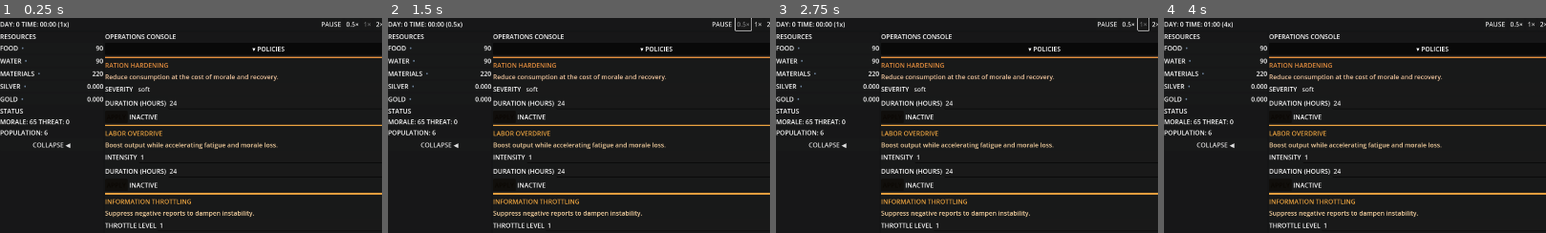
Above: before the commit, frames 1-4 (left to right).
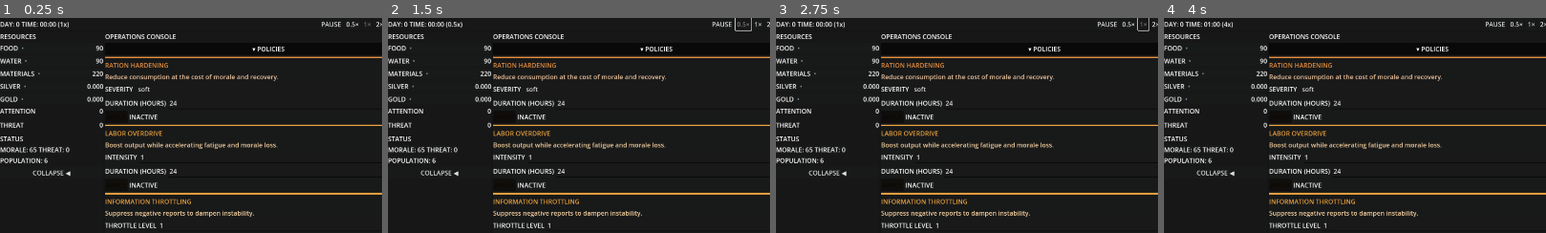
Above: after the commit, the same moments.

Repository: SyntacticLuster/upstack
Game: Godot game, scene res://scenes/game/Game.tscn
Same seed, same stepped clock (60 frames per second), same inputs: the game is played once before the commit and once after it.
Inputs (mouse positions are % of the whole screen's width and height, from its top left):
- Up to frame 1 (0.25 s): no input
- Up to frame 2 (1.5 s): click (83, 34) at 0.52 s; type "12" at 0.6 s; click "0.5×" at 1.25 s
- Up to frame 3 (2.75 s): click "1×" at 2 s
- Up to frame 4 (4 s): click "2×" at 2.75 s; click "4×" at 3.5 s
The pictures show only the part of the screen within x 0-50%, y 0-50%; the shares and areas given below are measured in that part.

The runs differ from the first frame. In frame 1, 1.6% of the frame differs, in the area x 0-27%, y 42-74%; in frame 2, 1.6%; in frame 3, 1.6%; in frame 4, 1.6%.

Commit message:
fix(ui): stabilize split defaults + ledger follow-mode

Diff:
--- a/project.godot
+++ b/project.godot
@@ -19,6 +19,7 @@
 
 window/size/viewport_width=1920
 window/size/viewport_height=1080
+window/size/mode=2
 window/stretch/mode="viewport"
 window/stretch/aspect="expand"
 window/min_size/width=800
--- a/scenes/ui/HudPanel.tscn
+++ b/scenes/ui/HudPanel.tscn
@@ -137,6 +137,54 @@
 size_flags_horizontal = 3
 custom_constants/separation = 8
 
+[node name="ResourceMeters" type="VBoxContainer" parent="Root/MainRow/LeftRailPanel/LeftRailRoot/ExpandedRail"]
+size_flags_horizontal = 3
+custom_constants/separation = 6
+
+[node name="AttentionMeter" type="VBoxContainer" parent="Root/MainRow/LeftRailPanel/LeftRailRoot/ExpandedRail/ResourceMeters"]
+custom_constants/separation = 4
+tooltip_text = "External attention pressure (0-100)."
+
+[node name="AttentionHeader" type="HBoxContainer" parent="Root/MainRow/LeftRailPanel/LeftRailRoot/ExpandedRail/ResourceMeters/AttentionMeter"]
+custom_constants/separation = 6
+
+[node name="AttentionLabel" type="Label" parent="Root/MainRow/LeftRailPanel/LeftRailRoot/ExpandedRail/ResourceMeters/AttentionMeter/AttentionHeader"]
+text = "ATTENTION"
+
+[node name="AttentionValue" type="Label" parent="Root/MainRow/LeftRailPanel/LeftRailRoot/ExpandedRail/ResourceMeters/AttentionMeter/AttentionHeader"]
+text = "0"
+size_flags_horizontal = 3
+horizontal_alignment = 2
+
+[node name="AttentionBar" type="ProgressBar" parent="Root/MainRow/LeftRailPanel/LeftRailRoot/ExpandedRail/ResourceMeters/AttentionMeter"]
+min_value = 0.0
+max_value = 100.0
+value = 0.0
+show_percentage = false
+size_flags_horizontal = 3
+
+[node name="ThreatMeter" type="VBoxContainer" parent="Root/MainRow/LeftRailPanel/LeftRailRoot/ExpandedRail/ResourceMeters"]
+custom_constants/separation = 4
+tooltip_text = "External threat level (0-100)."
+
+[node name="ThreatHeader" type="HBoxContainer" parent="Root/MainRow/LeftRailPanel/LeftRailRoot/ExpandedRail/ResourceMeters/ThreatMeter"]
+custom_constants/separation = 6
+
+[node name="ThreatLabel" type="Label" parent="Root/MainRow/LeftRailPanel/LeftRailRoot/ExpandedRail/ResourceMeters/ThreatMeter/ThreatHeader"]
+text = "THREAT"
+
+[node name="ThreatValue" type="Label" parent="Root/MainRow/LeftRailPanel/LeftRailRoot/ExpandedRail/ResourceMeters/ThreatMeter/ThreatHeader"]
+text = "0"
+size_flags_horizontal = 3
+horizontal_alignment = 2
+
+[node name="ThreatBar" type="ProgressBar" parent="Root/MainRow/LeftRailPanel/LeftRailRoot/ExpandedRail/ResourceMeters/ThreatMeter"]
+min_value = 0.0
+max_value = 100.0
+value = 0.0
+show_percentage = false
+size_flags_horizontal = 3
+
 [node name="StatusLabel" type="Label" parent="Root/MainRow/LeftRailPanel/LeftRailRoot/ExpandedRail"]
 text = "STATUS"
 
--- a/scripts/sim/Sim.gd
+++ b/scripts/sim/Sim.gd
@@ -48,7 +48,28 @@
 ]
 
 const THREAT_EVENT_THRESHOLDS: Array[int] = [40, 80, 120, 160, 200]
-const MORALE_EVENT_THRESHOLDS: Array[int] = [60, 45, 30, 15]
+const MORALE_EVENT_THRESHOLDS: Array[int] = [60, 40, 30, 20, 10]
+const MORALE_TIER_STABLE := 0
+const MORALE_TIER_WARNING_1 := 1
+const MORALE_TIER_WARNING_2 := 2
+const MORALE_TIER_WARNING_3 := 3
+const MORALE_TIER_OPTIONAL := 4
+const MORALE_TIER_NONCOMPLIANT := 5
+const MORALE_WARNING_1_ENTER := 60
+const MORALE_WARNING_1_EXIT := 62
+const MORALE_WARNING_2_ENTER := 40
+const MORALE_WARNING_2_EXIT := 42
+const MORALE_WARNING_3_ENTER := 30
+const MORALE_WARNING_3_EXIT := 32
+const MORALE_OPTIONAL_ENTER := 20
+const MORALE_OPTIONAL_EXIT := 25
+const MORALE_NONCOMPLIANT_ENTER := 10
+const MORALE_NONCOMPLIANT_EXIT := 12
+const COMPLIANCE_OPTIONAL_STALL_CHANCE := 0.15
+const COMPLIANCE_NONCOMPLIANT_STALL_CHANCE := 0.35
+const MUTINY_ROLL_BASE := 0.04
+const MUTINY_ROLL_PER_POINT := 0.005
+const MUTINY_ROLL_CAP := 0.10
 const ATTENTION_SUMMARY_INTERVAL_HOURS := 6
 const INTRO_QUIET_DAYS := 1
 const ATTENTION_DEBT_LOW_THRESHOLD := 10.0
@@ -72,6 +93,8 @@
 const RNG_OFFSET_UNREST_TERMINAL := 8
 const RNG_OFFSET_UNREST_TERMINAL_OUTCOME := 9
 const RNG_OFFSET_ACTIVE_EXPEDITION := 10
+const RNG_OFFSET_COMPLIANCE := 11
+const RNG_OFFSET_MUTINY := 12
 
 # Expedition state machine states.
 const EXPEDITION_STATE_PLANNED := "PLANNED"
@@ -124,6 +147,7 @@
 const PHASE_INCIDENTS := "incidents"
 const PHASE_EXPEDITIONS := "expeditions"
 const PHASE_STRUCTURAL := "structural"
+const PHASE_MORALE := "morale"
 
 class SimCommand extends RefCounted:
 	var type: String = ""
@@ -252,6 +276,7 @@
 var events: Array[Dictionary] = []
 var visibility_triggered: bool = false
 var _event_sequence: int = 0
+var _morale_tier: int = MORALE_TIER_STABLE
 var _last_maintenance_shortfall: bool = false
 var _last_attention_summary_hour_index: int = -1
 var _last_attention_summary_value: float = 0.0
@@ -447,6 +472,7 @@
 	events.clear()
 	_event_sequence = 0
 	visibility_triggered = false
+	_morale_tier = MORALE_TIER_STABLE
 	_reset_rng_usage_log()
 	_last_maintenance_shortfall = false
 	_last_attention_summary_hour_index = -1
@@ -800,6 +826,14 @@
 	if _last_production_metrics.is_empty():
 		return {}
 	return _last_production_metrics.duplicate(true)
+
+func get_attention_meter_value() -> float:
+	return expedition_attention
+
+func get_threat_meter_value() -> int:
+	if res == null:
+		return 0
+	return int(res.threat)
 
 func apply_lever(lever_id: String, payload: Dictionary) -> bool:
 	var ok := false
@@ -1064,25 +1098,163 @@
 				true
 			)
 
-func _emit_morale_band_events(pre_morale: int, post_morale: int, sim_day: int) -> void:
-	for threshold in MORALE_EVENT_THRESHOLDS:
-		if pre_morale >= threshold and post_morale < threshold:
-			var message := "Morale critical (%d). Compliance is voluntary now.\nForecast: Recovery is unlikely under current policies." % post_morale
-			var payload := {
-				"threshold": threshold,
-				"value": post_morale,
-			}
-			_emit_event(
-				"MORALE_BAND_CROSSED",
-				message,
-				"warn",
-				"sticky",
-				payload,
-				"morale",
-				sim_day,
-				hour_of_day,
-				true
-			)
+func _morale_tier_raw(value: int) -> int:
+	if value < MORALE_NONCOMPLIANT_ENTER:
+		return MORALE_TIER_NONCOMPLIANT
+	if value <= MORALE_OPTIONAL_ENTER:
+		return MORALE_TIER_OPTIONAL
+	if value <= MORALE_WARNING_3_ENTER:
+		return MORALE_TIER_WARNING_3
+	if value <= MORALE_WARNING_2_ENTER:
+		return MORALE_TIER_WARNING_2
+	if value <= MORALE_WARNING_1_ENTER:
+		return MORALE_TIER_WARNING_1
+	return MORALE_TIER_STABLE
+
+func _morale_tier_exit_threshold(tier: int) -> int:
+	match tier:
+		MORALE_TIER_NONCOMPLIANT:
+			return MORALE_NONCOMPLIANT_EXIT
+		MORALE_TIER_OPTIONAL:
+			return MORALE_OPTIONAL_EXIT
+		MORALE_TIER_WARNING_3:
+			return MORALE_WARNING_3_EXIT
+		MORALE_TIER_WARNING_2:
+			return MORALE_WARNING_2_EXIT
+		MORALE_TIER_WARNING_1:
+			return MORALE_WARNING_1_EXIT
+		_:
+			return 1000
+
+func _morale_tier_from_value(value: int, current_tier: int) -> int:
+	var raw_tier := _morale_tier_raw(value)
+	if raw_tier > current_tier:
+		return raw_tier
+	if raw_tier == current_tier:
+		return current_tier
+	var next := current_tier
+	while next > raw_tier:
+		var exit_threshold := _morale_tier_exit_threshold(next)
+		if value >= exit_threshold:
+			next -= 1
+		else:
+			break
+	return next
+
+func _morale_tier_label(tier: int) -> String:
+	match tier:
+		MORALE_TIER_WARNING_1:
+			return "warning_1"
+		MORALE_TIER_WARNING_2:
+			return "warning_2"
+		MORALE_TIER_WARNING_3:
+			return "warning_3"
+		MORALE_TIER_OPTIONAL:
+			return "optional"
+		MORALE_TIER_NONCOMPLIANT:
+			return "noncompliant"
+		_:
+			return "stable"
+
+func _morale_tier_severity(tier: int) -> String:
+	if tier == MORALE_TIER_STABLE:
+		return "info"
+	return "warn"
+
+func _morale_tier_message(tier: int, value: int) -> String:
+	match tier:
+		MORALE_TIER_WARNING_1:
+			return "Unrest rising. Morale at %d." % value
+		MORALE_TIER_WARNING_2:
+			return "Strain deepening. Morale at %d." % value
+		MORALE_TIER_WARNING_3:
+			return "Breakdown risk. Morale at %d." % value
+		MORALE_TIER_OPTIONAL:
+			return "Compliance is optional. Morale at %d." % value
+		MORALE_TIER_NONCOMPLIANT:
+			return "NONCOMPLIANT. Mutiny risk rising. Morale at %d." % value
+		_:
+			return "Morale stabilizing. Morale at %d." % value
+
+func _update_morale_tier(value: int, sim_day: int, include_hour: bool) -> void:
+	var next_tier := _morale_tier_from_value(value, _morale_tier)
+	if next_tier == _morale_tier:
+		return
+	_morale_tier = next_tier
+	var payload := {
+		"tier": _morale_tier_label(next_tier),
+		"value": value,
+	}
+	_emit_event(
+		"MORALE_BAND_CROSSED",
+		_morale_tier_message(next_tier, value),
+		_morale_tier_severity(next_tier),
+		"sticky",
+		payload,
+		"morale",
+		sim_day,
+		hour_of_day,
+		include_hour
+	)
+
+func _compliance_stall_chance_for_tier(tier: int) -> float:
+	match tier:
+		MORALE_TIER_OPTIONAL:
+			return COMPLIANCE_OPTIONAL_STALL_CHANCE
+		MORALE_TIER_NONCOMPLIANT:
+			return COMPLIANCE_NONCOMPLIANT_STALL_CHANCE
+		_:
+			return 0.0
+
+func _command_subject_to_compliance(command_type: String) -> bool:
+	return command_type == CMD_EXPEDITION or command_type == CMD_TRADE
+
+func _emit_morale_band_events(_pre_morale: int, post_morale: int, sim_day: int) -> void:
+	_update_morale_tier(post_morale, sim_day, true)
+
+func _run_mutiny_roll(sim_day: int, sim_res: Resources, obs: Array[String]) -> void:
+	if sim_res.morale >= MORALE_NONCOMPLIANT_ENTER:
+		return
+	if exit_reason != "":
+		return
+	var tracker := _create_rng_tracker(sim_day, PHASE_MORALE, "mutiny_roll", RNG_OFFSET_MUTINY)
+	var roll: float = _rng_randf(tracker)
+	var morale_gap: int = max(MORALE_NONCOMPLIANT_ENTER - sim_res.morale, 0)
+	var chance: float = float(clamp(
+		MUTINY_ROLL_BASE + float(morale_gap) * MUTINY_ROLL_PER_POINT,
+		0.0,
+		MUTINY_ROLL_CAP
+	))
+	var payload := {
+		"roll": roll,
+		"chance": chance,
+		"morale": sim_res.morale,
+	}
+	_emit_event(
+		"MUTINY_ROLL",
+		"Mutiny check roll=%.3f vs %.3f." % [roll, chance],
+		"debug",
+		"dev_only",
+		payload,
+		"morale",
+		sim_day,
+		hour_of_day,
+		true
+	)
+	if roll < chance:
+		exit_reason = EXIT_MUTINY
+		_emit_event(
+			"MUTINY_TRIGGERED",
+			"Mutiny erupts. Command authority collapsing.",
+			"warn",
+			"sticky",
+			payload,
+			"morale",
+			sim_day,
+			hour_of_day,
+			true
+		)
+		_obs_push(obs, "MUTINY_TRIGGERED")
 
 func _emit_materials_exhausted_event(pre_materials: int, post_materials: int, sim_day: int) -> void:
 	if pre_materials > 0 and post_materials <= 0:
@@ -1783,10 +1955,34 @@
 	workforce_multiplier_today = 1.0
 	_start_expedition_day()
 
+	var compliance_tier := _morale_tier
+	var compliance_chance := _compliance_stall_chance_for_tier(compliance_tier)
+	var compliance_tracker: Dictionary = {}
+	if compliance_chance > 0.0:
+		compliance_tracker = _create_rng_tracker(_sim_day, PHASE_COMMANDS, "compliance", RNG_OFFSET_COMPLIANCE)
+
 	for cmd in _command_queue:
 		if cmd == null:
 			continue
-		match cmd.type:
+		var cmd_type: String = cmd.type
+		if compliance_chance > 0.0 and _command_subject_to_compliance(cmd_type):
+			var roll := _rng_randf(compliance_tracker)
+			if roll < compliance_chance:
+				var message := "Command stalled (%s). Compliance degraded." % cmd_type
+				_emit_event(
+					"COMPLIANCE_STALL",
+					message,
+					"warn",
+					"dev_only",
+					{"command": cmd_type, "roll": roll, "chance": compliance_chance},
+					"morale",
+					_sim_day,
+					hour_of_day,
+					true
+				)
+				_obs_push(obs, "CMD_STALL@%s" % cmd_type)
+				continue
+		match cmd_type:
 			CMD_SET_RATIONS:
 				_cmd_set_rations(cmd.payload, sim_res, obs)
 			CMD_SET_MODULE_ENABLED:
@@ -3245,6 +3441,7 @@
 	var pre_morale: int = sim_res.morale
 	var pre_materials: int = sim_res.materials
 	var obs: Array[String] = []
+	_update_morale_tier(pre_morale, sim_day, true)
 
 	# Phase -1: levers (policy effects + queued conversions)
 	_phase_levers(sim_day, sim_tower, sim_res, obs)
@@ -3280,6 +3477,7 @@
 	var post_materials: int = sim_res.materials
 	_emit_threat_band_events(pre_threat, post_threat, sim_day)
 	_emit_morale_band_events(pre_morale, post_morale, sim_day)
+	_run_mutiny_roll(sim_day, sim_res, obs)
 	_emit_materials_exhausted_event(pre_materials, post_materials, sim_day)
 	_emit_maintenance_shortfall_event(sim_day, growth)
 
--- a/scripts/tests/playtest/PlaytestLogger.gd
+++ b/scripts/tests/playtest/PlaytestLogger.gd
@@ -35,7 +35,8 @@
 	invariants_checked: int,
 	invariants_passed: int,
 	invariants_failed: int,
-	signature: String
+	signature: String,
+	commands_run: Array[String]
 ) -> void:
 	var entry := {
 		"ts": _timestamp(),
@@ -45,6 +46,7 @@
 		"hours_simulated": hours_simulated,
 		"days_simulated": days_simulated,
 		"actions_executed": actions_executed,
+		"commands_run": commands_run,
 		"invariants_checked": invariants_checked,
 		"invariants_passed": invariants_passed,
 		"invariants_failed": invariants_failed,
--- a/scripts/tests/playtest/PlaytestRunner.gd
+++ b/scripts/tests/playtest/PlaytestRunner.gd
@@ -11,6 +11,7 @@
 const SimScript: Script = preload("res://scripts/sim/Sim.gd")
 
 const SCENARIOS_DIR: String = "res://scripts/tests/scenarios"
+const FALLBACK_SCENARIOS_DIR: String = "res://tests/scenarios"
 const DEFAULT_MAX_HOURS: int = 1000
 const EXIT_SUCCESS: int = 0
 const EXIT_INVARIANT_FAIL: int = 1
@@ -29,6 +30,7 @@
 var _total_scenarios: int = 0
 var _passed_scenarios: int = 0
 var _failed_scenarios: int = 0
+var _resolved_scenarios_dir: String = SCENARIOS_DIR
 
 
 func _ready() -> void:
@@ -58,8 +60,10 @@
 	_logger.verbose = _verbose
 
 	var scenarios: Array[Dictionary] = _discover_scenarios()
+	if _verbose:
+		_logger.log_info("Scenario directory: %s" % _resolved_scenarios_dir)
 	if scenarios.is_empty():
-		_logger.log_error("No scenarios found in %s" % SCENARIOS_DIR)
+		_logger.log_error("No scenarios found in %s" % _resolved_scenarios_dir)
 		get_tree().quit(EXIT_EXECUTION_ERROR)
 		return
 
@@ -80,8 +84,21 @@
 
 
 func _discover_scenarios() -> Array[Dictionary]:
+	var scenarios: Array[Dictionary] = _load_scenarios_from_dir(SCENARIOS_DIR)
+	_resolved_scenarios_dir = SCENARIOS_DIR
+
+	if scenarios.is_empty():
+		var fallback_scenarios: Array[Dictionary] = _load_scenarios_from_dir(FALLBACK_SCENARIOS_DIR)
+		if not fallback_scenarios.is_empty():
+			scenarios = fallback_scenarios
+			_resolved_scenarios_dir = FALLBACK_SCENARIOS_DIR
+
+	return scenarios
+
+
+func _load_scenarios_from_dir(dir_path: String) -> Array[Dictionary]:
 	var scenarios: Array[Dictionary] = []
-	var dir := DirAccess.open(SCENARIOS_DIR)
+	var dir := DirAccess.open(dir_path)
 	if dir == null:
 		return scenarios
 
@@ -91,7 +108,7 @@
 		if file_name.ends_with(".json"):
 			var scenario_name := file_name.get_basename()
 			if _scenario_filter == "" or scenario_name == _scenario_filter:
-				var path := "%s/%s" % [SCENARIOS_DIR, file_name]
+				var path := "%s/%s" % [dir_path, file_name]
 				var loaded: Dictionary = _loader.load_scenario(path)
 				if loaded.has("error"):
 					_logger.log_error("Failed to load %s: %s" % [path, loaded["error"]])
@@ -133,6 +150,11 @@
 
 	var passed: bool = result_a.get("passed", false) and result_b.get("passed", false) and deterministic
 
+	var commands_run: Array[String] = []
+	var commands_variant: Variant = result_a.get("commands_run", [])
+	if commands_variant is Array:
+		commands_run = commands_variant as Array[String]
+
 	_logger.log_scenario_summary(
 		scenario_name,
 		seed_value,
@@ -142,7 +164,8 @@
 		result_a.get("invariants_checked", 0),
 		result_a.get("invariants_passed", 0),
 		result_a.get("invariants_failed", 0),
-		sig_a
+		sig_a,
+		commands_run
 	)
 
 	return passed
@@ -161,10 +184,14 @@
 
 	var hours_simulated: int = 0
 	var actions_executed: int = 0
+	var commands_run: Array[String] = []
 
 	for action in actions:
 		if action is Dictionary:
-			var exec_result: Dictionary = _executor.execute(action)
+			var action_dict: Dictionary = action as Dictionary
+			var action_type := str(action_dict.get("type", ""))
+			commands_run.append(action_type)
+			var exec_result: Dictionary = _executor.execute(action_dict)
 			actions_executed += 1
 			hours_simulated = sim.hour_index
 
@@ -192,6 +219,7 @@
 		"invariants_checked": _invariants.total_checked(),
 		"invariants_passed": _invariants.total_passed(),
 		"invariants_failed": _invariants.total_failed(),
+		"commands_run": commands_run,
 	}
 
 
--- a/scripts/ui/HudPanel.gd
+++ b/scripts/ui/HudPanel.gd
@@ -25,6 +25,11 @@
 const COLOR_STATUS_GOOD: Color = Color(0.29, 0.56, 0.85)
 const COLOR_STATUS_BAD: Color = Color(0.78, 0.22, 0.22)
 const COLOR_STATUS_NEUTRAL: Color = Color(0.44, 0.53, 0.63)
+const COLOR_METER_GREEN: Color = Color(0.22, 0.64, 0.39)
+const COLOR_METER_YELLOW: Color = Color(0.78, 0.64, 0.2)
+const COLOR_METER_RED: Color = Color(0.78, 0.22, 0.22)
+const METER_GREEN_MAX := 49.0
+const METER_YELLOW_MAX := 79.0
 const VALUE_TWEEN_DURATION := 0.18
 const LEFT_RAIL_COLLAPSED_WIDTH := 32.0
 
@@ -50,6 +55,10 @@
 @onready var expanded_rail: VBoxContainer = $Root/MainRow/LeftRailPanel/LeftRailRoot/ExpandedRail
 @onready var collapsed_rail: VBoxContainer = $Root/MainRow/LeftRailPanel/LeftRailRoot/CollapsedRail
 @onready var resource_cards: VBoxContainer = $Root/MainRow/LeftRailPanel/LeftRailRoot/ExpandedRail/ResourceCards
+@onready var attention_value_label: Label = $Root/MainRow/LeftRailPanel/LeftRailRoot/ExpandedRail/ResourceMeters/AttentionMeter/AttentionHeader/AttentionValue
+@onready var threat_value_label: Label = $Root/MainRow/LeftRailPanel/LeftRailRoot/ExpandedRail/ResourceMeters/ThreatMeter/ThreatHeader/ThreatValue
+@onready var attention_bar: ProgressBar = $Root/MainRow/LeftRailPanel/LeftRailRoot/ExpandedRail/ResourceMeters/AttentionMeter/AttentionBar
+@onready var threat_bar: ProgressBar = $Root/MainRow/LeftRailPanel/LeftRailRoot/ExpandedRail/ResourceMeters/ThreatMeter/ThreatBar
 @onready var status_chips: FlowContainer = $Root/MainRow/LeftRailPanel/LeftRailRoot/ExpandedRail/StatusChips
 @onready var collapse_button: Button = $Root/MainRow/LeftRailPanel/LeftRailRoot/ExpandedRail/CollapseRail
 @onready var expand_button: Button = $Root/MainRow/LeftRailPanel/LeftRailRoot/CollapsedRail/ExpandRail
@@ -63,9 +72,13 @@
 var _left_rail_user_collapsed: bool = false
 var _left_rail_width: float = 180.0
 var _alert_acknowledged: Dictionary = {}
+var _meter_style_green: StyleBoxFlat = null
+var _meter_style_yellow: StyleBoxFlat = null
+var _meter_style_red: StyleBoxFlat = null
 
 func _ready() -> void:
 	_build_stat_entries()
+	_build_meter_styles()
 	alerts_value.text = "0"
 	_connect_pacing_buttons()
 	_refresh_pacing_controls()
@@ -105,6 +118,7 @@
 		return
 	_day_phase_time()
 	_update_stats()
+	_update_meters()
 	_refresh_alerts()
 	_refresh_overdrive_status()
 
@@ -322,6 +336,7 @@
 	_set_alerts_count(0)
 	_alert_acknowledged.clear()
 	_clear_alert_items()
+	_set_meter_disconnected()
 	for entry in _stat_entries:
 		var value_label_variant: Variant = entry.get("value_label")
 		var value_label := value_label_variant as Label
@@ -337,6 +352,66 @@
 	if overdrive_status_label != null:
 		overdrive_status_label.text = "Overdrive: N/A"
 
+func _build_meter_styles() -> void:
+	_meter_style_green = _build_meter_style(COLOR_METER_GREEN)
+	_meter_style_yellow = _build_meter_style(COLOR_METER_YELLOW)
+	_meter_style_red = _build_meter_style(COLOR_METER_RED)
+
+func _build_meter_style(color: Color) -> StyleBoxFlat:
+	var style := StyleBoxFlat.new()
+	style.bg_color = color
+	style.corner_radius_top_left = 2
+	style.corner_radius_top_right = 2
+	style.corner_radius_bottom_left = 2
+	style.corner_radius_bottom_right = 2
+	return style
+
+func _set_meter_disconnected() -> void:
+	if attention_value_label != null:
+		attention_value_label.text = "N/A"
+	if threat_value_label != null:
+		threat_value_label.text = "N/A"
+	if attention_bar != null:
+		attention_bar.value = 0.0
+		_apply_meter_band_style(attention_bar, 0.0)
+	if threat_bar != null:
+		threat_bar.value = 0.0
+		_apply_meter_band_style(threat_bar, 0.0)
+
+func _update_meters() -> void:
+	if attention_value_label == null or threat_value_label == null:
+		return
+	if attention_bar == null or threat_bar == null:
+		return
+	if _sim_bridge == null or not _sim_bridge.has_sim():
+		_set_meter_disconnected()
+		return
+	var attention_raw: float = _sim_bridge.get_attention_meter_value()
+	var threat_raw: float = float(_sim_bridge.get_threat_meter_value())
+	var attention_value: float = _normalize_meter_value(attention_raw)
+	var threat_value: float = _normalize_meter_value(threat_raw)
+	attention_bar.value = attention_value
+	threat_bar.value = threat_value
+	attention_value_label.text = str(int(round(attention_value)))
+	threat_value_label.text = str(int(round(threat_value)))
+	_apply_meter_band_style(attention_bar, attention_value)
+	_apply_meter_band_style(threat_bar, threat_value)
+
+func _normalize_meter_value(raw: float) -> float:
+	var normalized: float = raw
+	if normalized >= 0.0 and normalized <= 1.0:
+		normalized = normalized * 100.0
+	return clamp(normalized, 0.0, 100.0)
+
+func _apply_meter_band_style(bar: ProgressBar, value: float) -> void:
+	var style: StyleBoxFlat = _meter_style_green
+	if value > METER_YELLOW_MAX:
+		style = _meter_style_red
+	elif value > METER_GREEN_MAX:
+		style = _meter_style_yellow
+	if style != null:
+		bar.add_theme_stylebox_override("fill", style)
+
 func _refresh_alerts() -> void:
 	if _sim_bridge == null or not _sim_bridge.has_sim():
 		_set_alerts_count(0)
--- a/scripts/ui/SimBridge.gd
+++ b/scripts/ui/SimBridge.gd
@@ -61,6 +61,31 @@
 	if _sim == null:
 		return null
 	return _sim.get("res")
+
+func get_attention_meter_value() -> float:
+	if _sim == null:
+		return 0.0
+	if _sim.has_method("get_attention_meter_value"):
+		return float(_sim.get_attention_meter_value())
+	var value: Variant = _get_sim_property("expedition_attention")
+	if value == null:
+		return 0.0
+	match typeof(value):
+		TYPE_INT:
+			return float(value)
+		TYPE_FLOAT:
+			return float(value)
+	return 0.0
+
+func get_threat_meter_value() -> int:
+	if _sim == null:
+		return 0
+	if _sim.has_method("get_threat_meter_value"):
+		return int(_sim.get_threat_meter_value())
+	var res_value := get_res() as Resources
+	if res_value != null:
+		return int(res_value.threat)
+	return 0
 
 func get_events() -> Array[Dictionary]:
 	var empty_events: Array[Dictionary] = []
Not shown, added: scripts/sim/MapDef.gd.uid
Not shown, added: scripts/ui/MapPanel.gd.uid
Not shown, added: scripts/ui/VisualMapCanvas.gd.uid
